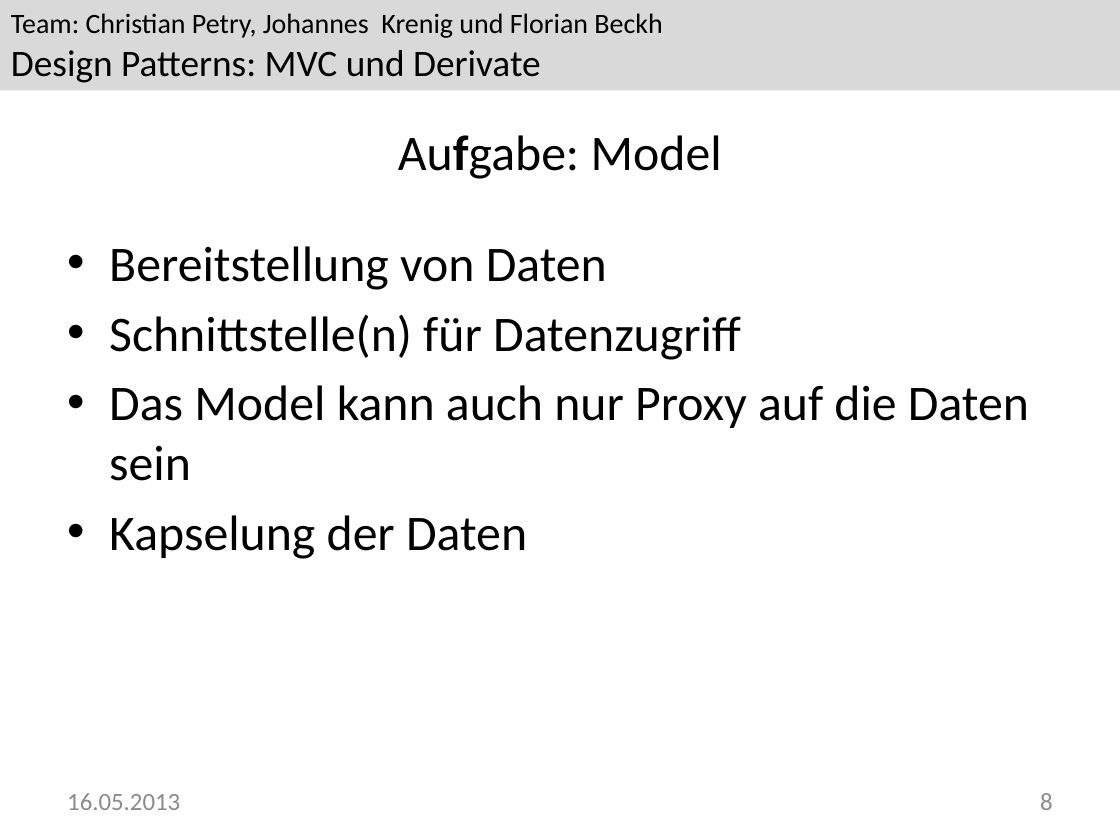
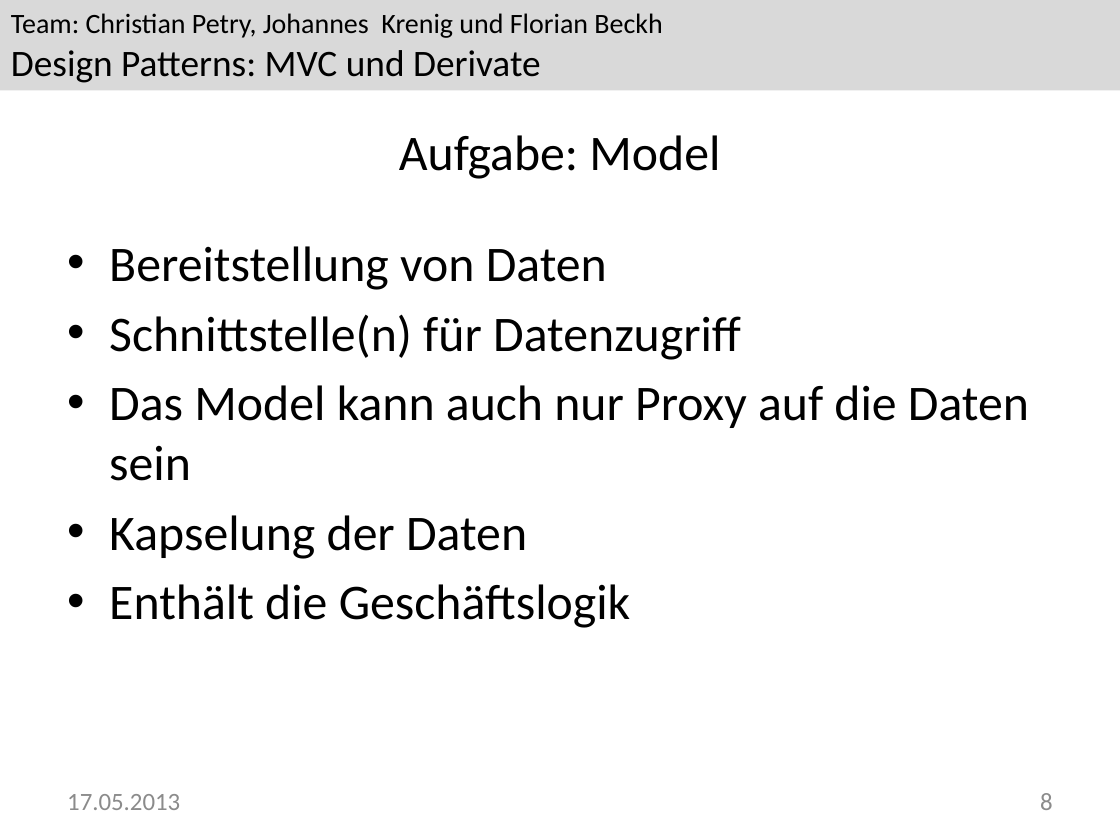
Before and after one commit to Greever/Design-Pattern-MVC, a slide deck: slide 8 of Dokumentation/Praesentation/Praesentation.pptx. Drawn at 1120x840 pixels with LibreOffice and Linux fonts; fonts in the diff are those of the drawing; background and template pictures are left out. Boxes give left, top, right and bottom in pixels: in the first picture for what was removed or moved away, otherwise in the second. Text is boxed around its words. In the diff, an @@ line names an element or a change of style, - is before the commit and + after.

```diff
--- a/Dokumentation/Praesentation/Praesentation.pptx
+++ b/Dokumentation/Praesentation/Praesentation.pptx
@@ title "Aufgabe: Model" at <box>399,135,720,179</box>: bold off in "Aufgabe:" @@
@@ text at <box>109,584,631,628</box>: paragraph added @@
+• Enthält die Geschäftslogik
@@ text at <box>67,794,180,810</box>: text changed @@
-16.05.2013
+17.05.2013
```
Also in this commit, not shown: 13 other slides changed.
